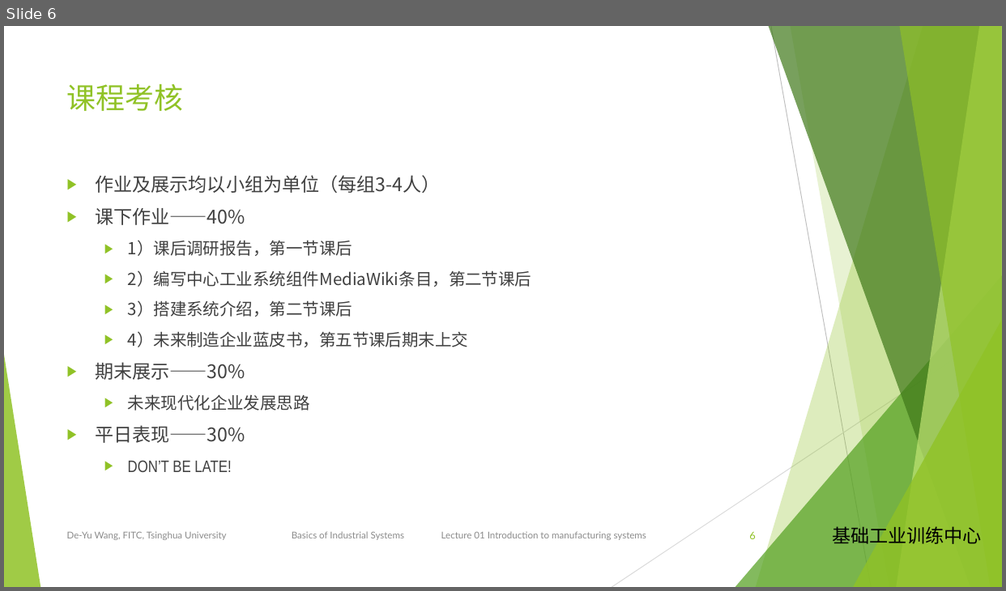
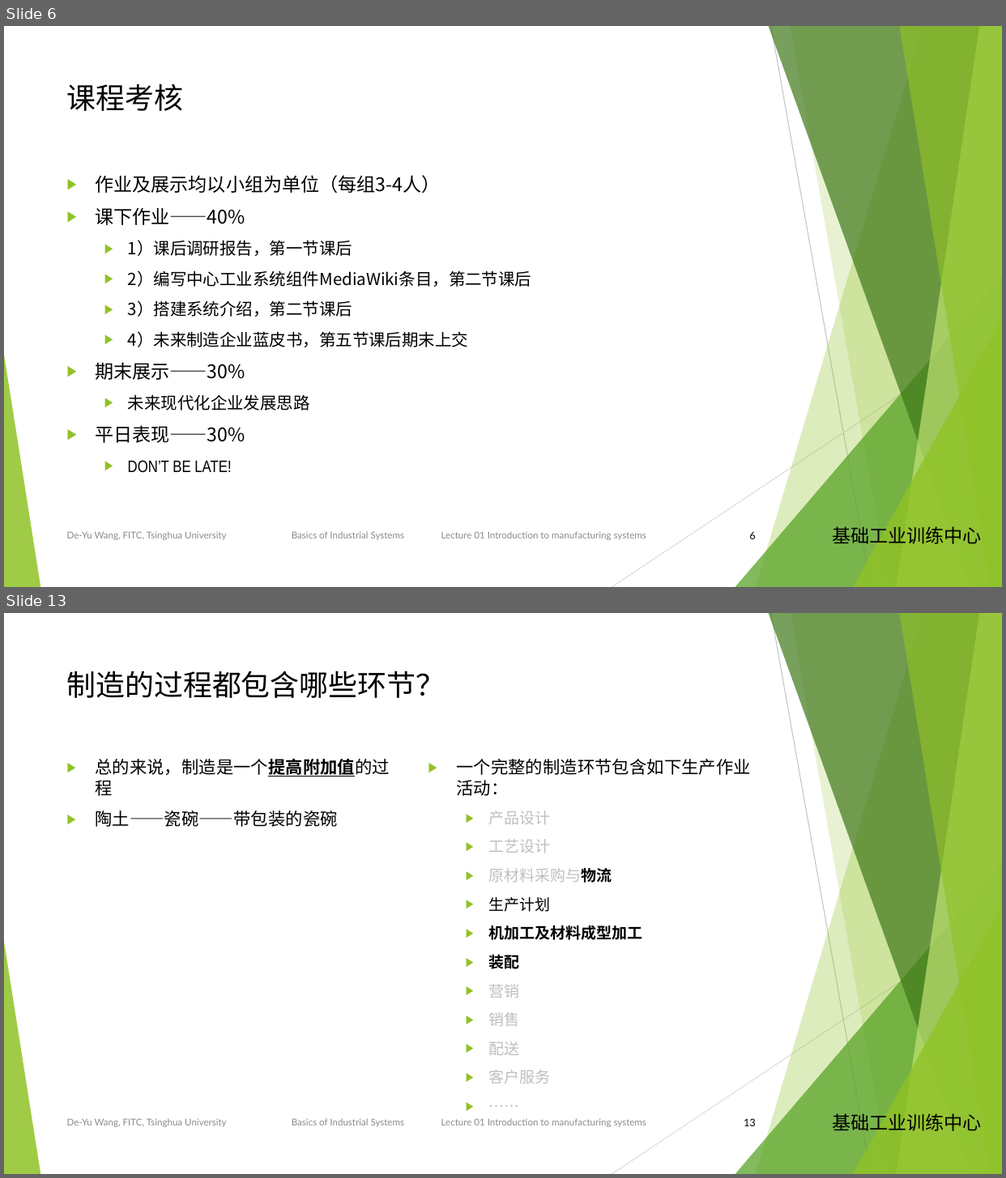
Before and after one commit to woodyme/i.center_my_workzone, a slide deck: 工业系统概论/课程方案/工业系统沙盘01-制造系统导言.pptx. Shown one above the other, each under a label of ours: slide 6 before the commit, slides 6 and 13 after it; the slides between them are not shown. The pictures are 1006x591 and 1006x1178 pixels, drawn with LibreOffice and Linux fonts; fonts in the diff are those of the drawing; background and template pictures are left out. Boxes give left, top, right and bottom in pixels: in the first picture for what was removed or moved away, otherwise in the second. Text is boxed around its words. In the diff, an @@ line names an element or a change of style, - is before the commit and + after.

Commit message:
update 工业系统沙盘 案例简介 及 01制造系统导言

```diff
--- a/工业系统概论/课程方案/工业系统沙盘01-制造系统导言.pptx
+++ b/工业系统概论/课程方案/工业系统沙盘01-制造系统导言.pptx
@@ slide 13 added at (4,613,1002,1174), background #F0FFC8; not listed: 12 template elements that a slide beside it also shows @@
@@ title added at (67,671,445,698), 28 pt, text #000000 @@
+制造的过程都包含哪些环节？
@@ text added at (95,759,390,827), 16.6 pt, text #000000 @@
+▶ 总的来说，制造是一个提高附加值的过程
+▶ 陶土——瓷碗——带包装的瓷碗
@@ text added at (456,759,751,1084), 14.8 pt, text #000000 @@
+▶ 一个完整的制造环节包含如下生产作业活动：
+  ▶ 产品设计
+  ▶ 工艺设计
+  ▶ 原材料采购与物流
+  ▶ 生产计划
+  ▶ 机加工及材料成型加工
+  ▶ 装配
+  ▶ 营销
+  ▶ 销售
+  ▶ 配送
+  ▶ 客户服务
+  ▶ ……
@@ page number added at (744,1118,756,1127), 10 pt, text #000000 @@
+13
@@ slide 6 changed as well @@
@@ background #FFFFFF to #F0FFC8 @@
@@ title "课程考核" at (67,84,184,111): text colour #90C226 to #000000 @@
@@ text "作业及展示均以小组为单位（每组3-4人）" at (95,175,532,473): text colour #404040 to #000000 @@
@@ line (1002, 327) - (612, 587): stroke #D9D9D9 0.75 pt to #DDFF84 0.75 pt @@
@@ page number at (749,531,755,540): text colour #90C226 to #000000 @@
```
Also in this commit, not shown: 7 other slides changed, 7 other slides added, 2 slides removed, 2 other files.
